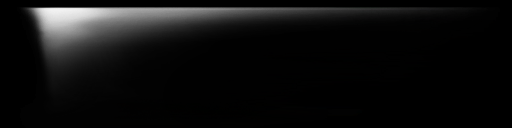
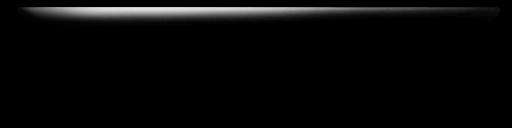
Comparing the layer stacks of the two 512 × 128 images. Changes:
added layer "图层 1 拷贝 2" above "图层 1 拷贝" over bbox(17, 7, 500, 30)
hid "图层 1 拷贝" over bbox(17, 7, 500, 118)
